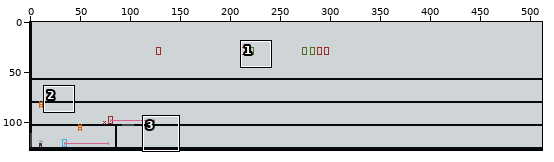
Two states of a pixel-art file, Assets/Resources/Environment/levelWarehouse.aseprite. The picture above shows the old version from afar; the outline marks the close-up.
Close-up. Before:
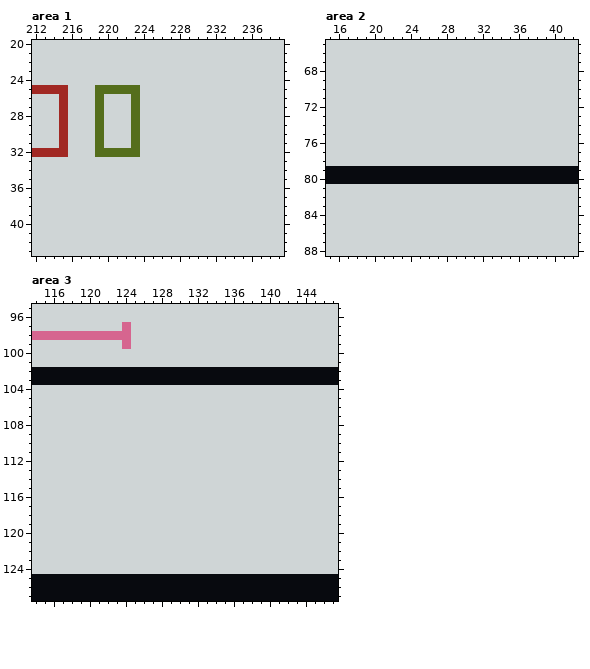
512x128 pixels, 1 frame. Shown: area 1: x 212..239, y 20..43; area 2: x 15..42, y 65..88; area 3: x 114..147, y 95..127.
New version:
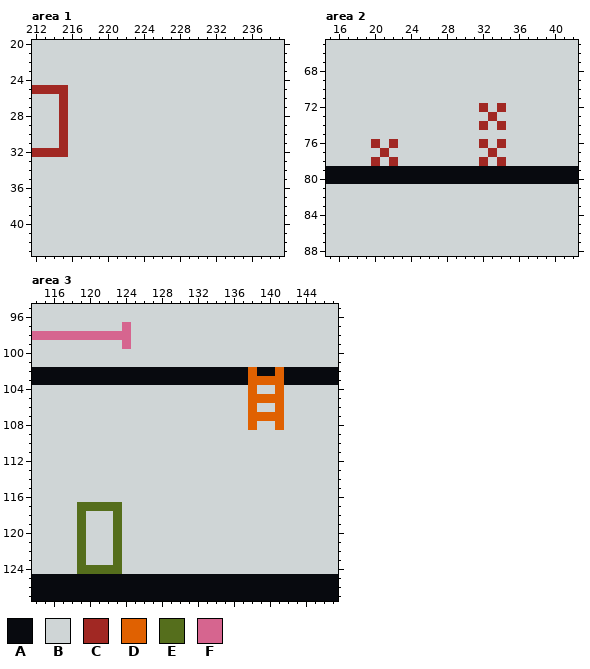
Palette (. is transparent): A #080a0f  B #cfd5d6  C #a12823  D #e06101  E #556e1c  F #d6658f
The exact change:
Area 1, layer "Enemies":
The edit turns colour E into colour B in row 25 at x 219 to 223; in rows 26 to 31 at x 219 and 223; in row 32 at x 219 to 223.
Area 2, layer "Laser Tripwires":
The edit turns colour B into colour C in row 72 at x 32 and 34; in row 73 at x 33; in row 74 at x 32 and 34; in row 76 at x 20, 22, 32 and 34; in row 77 at x 21 and 33; in row 78 at x 20, 22, 32 and 34.
Area 3, layers "Ladders", "Enemies":
The edit turns colour A into colour D in row 102 at x 138 and 141; in row 103 at x 138 to 141.
The edit turns colour B into colour D in row 104 at x 138 and 141; in row 105 at x 138 to 141; in row 106 at x 138 and 141; in row 107 at x 138 to 141; in row 108 at x 138 and 141.
The edit turns colour B into colour E in row 117 at x 119 to 123; in rows 118 to 123 at x 119 and 123; in row 124 at x 119 to 123.
